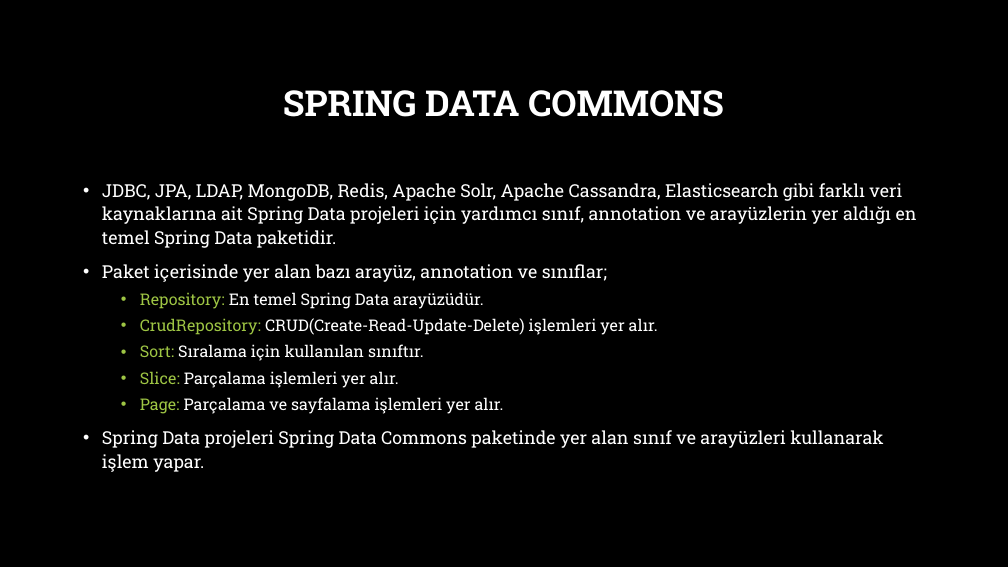
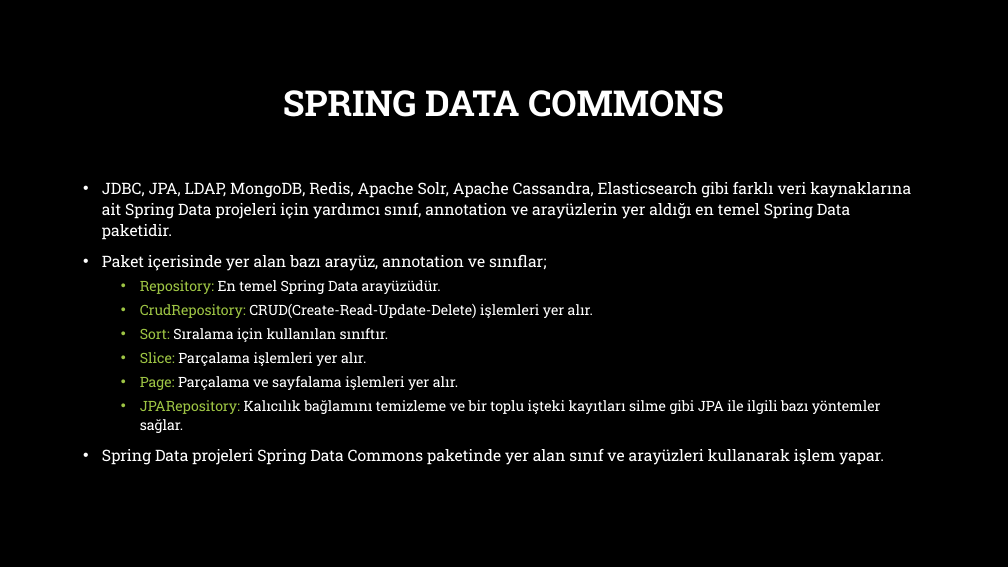
Before and after one commit to burakduman-bilgeadam/sunum, a slide deck: slide 22 of Spring/7-spring-data-jpa-hibernate.pptx. Drawn at 1008x567 pixels with LibreOffice and Linux fonts; fonts in the diff are those of the drawing; background and template pictures are left out. Boxes give left, top, right and bottom in pixels: in the first picture for what was removed or moved away, otherwise in the second. Text is boxed around its words. In the diff, an @@ line names an element or a change of style, - is before the commit and + after.

```diff
--- a/Spring/7-spring-data-jpa-hibernate.pptx
+++ b/Spring/7-spring-data-jpa-hibernate.pptx
@@ text at [102,182,911,465]: size 17 to 15 pt in "JDBC, JPA, LDAP, MongoDB, Redis, Apache Solr, ...", "Paket içerisinde yer alan bazı arayüz, annotation ...", "Spring Data projeleri Spring Data Commons paketinde ..."; size 15.3 to 13.5 pt in "Repository: En temel Spring Data arayüzüdür.", "CrudRepository: CRUD(Create-Read-Update-Delete) işlemleri ye ...", "Sort: Sıralama için kullanılan sınıftır.", "Slice: Parçalama işlemleri yer alır." and 1 more places @@
@@ text at [140,400,881,433]: paragraph added @@
+  • JPARepository: Kalıcılık bağlamını temizleme ve bir toplu işteki kayıtları silme gibi JPA ile ilgili bazı yöntemler sağlar.
```
Also in this commit, not shown: 7 other slides changed.
